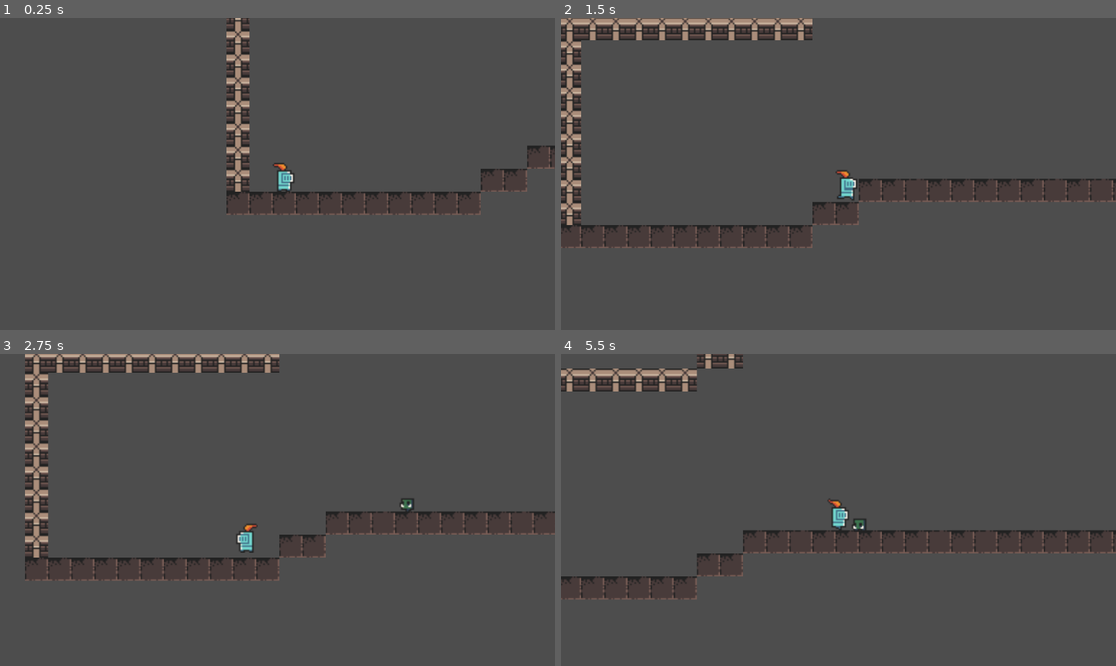
Above: before the commit, frames 1-4 (two rows, left to right).
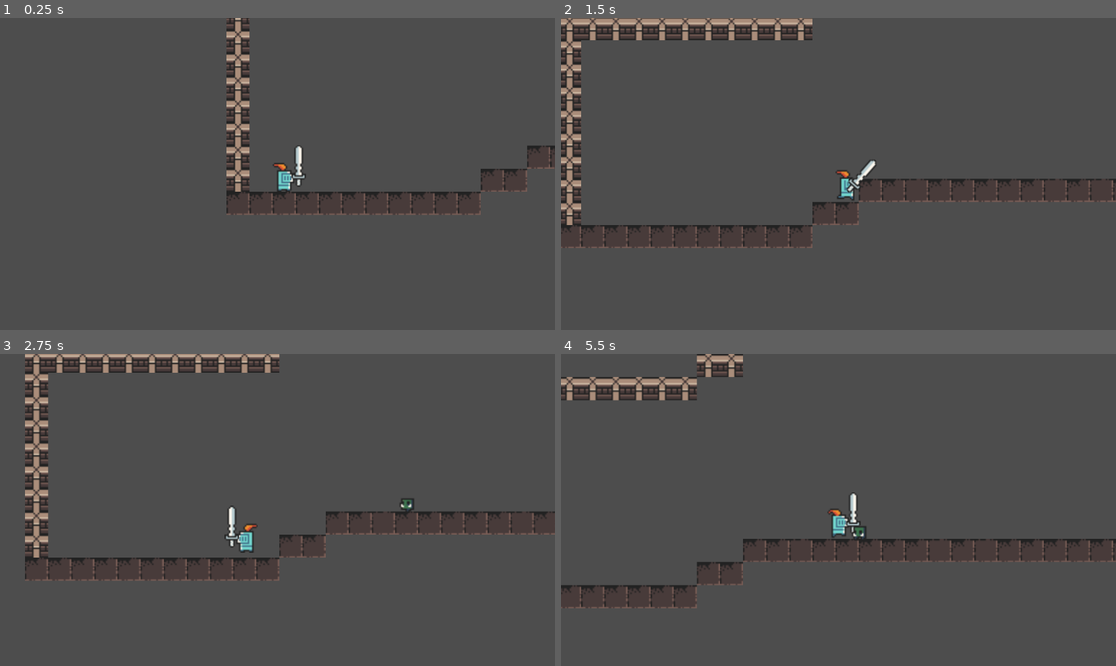
Above: after the commit, the same moments.

Repository: Im-diegollull/Dungeon-Plataformer-Procedural
Game: Godot game, scene res://scenes/world/Level.tscn
Two runs of this game, one before a commit and one after it. Both use one fixed random seed, a clock stepped at 60 frames per second and the inputs below.
Inputs:
- Up to frame 1 (0.25 s): no input
- Up to frame 2 (1.5 s): tap Enter (ui_accept) at 0.5, 0.77 s; hold Right (ui_right) from 0.53 s (still down); tap X (attack, bound only after the commit) at 0.6, 1.35 s
- Up to frame 3 (2.75 s): tap Enter (ui_accept) at 1.52 s; release Right (ui_right) at 2.03 s; hold Left (ui_left) from 2.03 s (still down); tap X (attack, bound only after the commit) at 2.1 s
- Up to frame 4 (5.5 s): release Left (ui_left) at 2.78 s; hold Right (ui_right) 2.78-4.28 s; tap X (attack, bound only after the commit) every 0.75 s from 2.85 to 5.1 s; tap Enter (ui_accept) at 3.02, 3.77, 4.52 s; hold Left (ui_left) 4.28-5.03 s; hold Right (ui_right) from 5.03 s (still down)

The runs differ from the first frame. In frame 1, 0.2% of the frame differs, in the area x 52-56%, y 40-55%; in frame 2, 0.2%; in frame 3, 0.2%; in frame 4, 5.3%, in the area x 0-100%, y 0-82%.

Commit message:
feat: implement player attack mechanics and add weapon hitbox

Diff:
--- a/project.godot
+++ b/project.godot
@@ -14,6 +14,14 @@
 run/main_scene="res://scenes/world/Level.tscn"
 config/features=PackedStringArray("4.7", "GL Compatibility")
 
+[input]
+
+attack={
+"deadzone": 0.5,
+"events": [Object(InputEventKey,"resource_local_to_scene":false,"resource_name":"","device":16,"window_id":0,"alt_pressed":false,"shift_pressed":false,"ctrl_pressed":false,"meta_pressed":false,"pressed":false,"keycode":0,"physical_keycode":88,"key_label":0,"unicode":0,"location":0,"echo":false,"script":null)
+]
+}
+
 [physics]
 
 common/physics_jitter_fix=0
--- a/scenes/enemies/Enemy.gd
+++ b/scenes/enemies/Enemy.gd
@@ -9,16 +9,25 @@
 const LOSE_RANGE: float = 140.0
 const ATTACK_RANGE: float = 18.0
 
+const MAX_HP: int = 30
+const CONTACT_DAMAGE: int = 10
+const ATTACK_COOLDOWN: float = 1.0
+const KNOCKBACK_FORCE: float = 200.0
+
 var patrol_left_x: float = 0.0
 var patrol_right_x: float = 0.0
 var patrol_direction: float = 1.0
 var state: State = State.PATROL
 var player: Node2D = null
 
+var hp: int = MAX_HP
+var attack_cooldown_remaining: float = 0.0
+
 @onready var sprite: AnimatedSprite2D = $Sprite
 
 
 func _ready() -> void:
+	add_to_group("enemies")
 	if patrol_left_x == 0.0 and patrol_right_x == 0.0:
 		patrol_left_x = position.x - 48.0
 		patrol_right_x = position.x + 48.0
@@ -29,6 +38,8 @@
 	if not is_on_floor():
 		velocity.y += GRAVITY * delta
 
+	attack_cooldown_remaining = max(0.0, attack_cooldown_remaining - delta)
+
 	_update_state()
 
 	match state:
@@ -36,7 +47,10 @@
 			_process_patrol()
 		State.CHASE:
 			_process_chase()
-		State.ATTACK, State.IDLE:
+		State.ATTACK:
+			velocity.x = 0.0
+			_try_attack()
+		State.IDLE:
 			velocity.x = 0.0
 
 	move_and_slide()
@@ -77,6 +91,23 @@
 	velocity.x = direction * CHASE_SPEED
 
 
+func _try_attack() -> void:
+	if attack_cooldown_remaining <= 0.0 and player != null and player.has_method("take_damage"):
+		player.take_damage(CONTACT_DAMAGE, global_position)
+		attack_cooldown_remaining = ATTACK_COOLDOWN
+
+
+func take_damage(amount: int, source_position: Vector2) -> void:
+	hp -= amount
+
+	var knockback_dir: float = sign(global_position.x - source_position.x)
+	velocity.x = knockback_dir * KNOCKBACK_FORCE
+	velocity.y = -120.0
+
+	if hp <= 0:
+		queue_free()
+
+
 func _update_animation() -> void:
 	if velocity.x != 0.0:
 		sprite.flip_h = velocity.x < 0.0
--- a/scenes/player/Player.gd
+++ b/scenes/player/Player.gd
@@ -4,11 +4,26 @@
 const JUMP_VELOCITY: float = -400.0
 const GRAVITY: float = 980.0
 
+const MAX_HP: int = 100
+const ATTACK_DAMAGE: int = 15
+const ATTACK_COOLDOWN: float = 0.4
+const ATTACK_ACTIVE_TIME: float = 0.15
+const KNOCKBACK_FORCE: float = 250.0
+const HURT_INVULNERABLE_TIME: float = 0.5
+
+var hp: int = MAX_HP
+var facing: float = 1.0
+var attack_cooldown_remaining: float = 0.0
+var invulnerable_remaining: float = 0.0
+
 @onready var sprite: AnimatedSprite2D = $Sprite
+@onready var weapon: Sprite2D = $Weapon
+@onready var attack_hitbox: Area2D = $AttackHitbox
 
 
 func _ready() -> void:
 	add_to_group("player")
+	attack_hitbox.body_entered.connect(_on_attack_hitbox_body_entered)
 
 
 func _physics_process(delta: float) -> void:
@@ -21,11 +36,55 @@
 	var direction: float = Input.get_axis("ui_left", "ui_right")
 	if direction != 0.0:
 		velocity.x = direction * SPEED
+		facing = direction
 	else:
 		velocity.x = move_toward(velocity.x, 0.0, SPEED)
 
+	attack_cooldown_remaining = max(0.0, attack_cooldown_remaining - delta)
+	invulnerable_remaining = max(0.0, invulnerable_remaining - delta)
+
+	if Input.is_action_just_pressed("attack") and attack_cooldown_remaining <= 0.0:
+		_attack()
+
 	move_and_slide()
 	_update_animation(direction)
+
+
+func _attack() -> void:
+	attack_cooldown_remaining = ATTACK_COOLDOWN
+	weapon.position.x = abs(weapon.position.x) * facing
+	weapon.flip_h = facing < 0.0
+	attack_hitbox.position.x = abs(attack_hitbox.position.x) * facing
+	attack_hitbox.monitoring = true
+
+	weapon.rotation_degrees = -30.0
+	var tween := create_tween()
+	tween.tween_property(weapon, "rotation_degrees", 50.0, ATTACK_ACTIVE_TIME)
+	tween.tween_property(weapon, "rotation_degrees", 0.0, 0.05)
+
+	get_tree().create_timer(ATTACK_ACTIVE_TIME).timeout.connect(func() -> void:
+		attack_hitbox.monitoring = false
+	)
+
+
+func _on_attack_hitbox_body_entered(body: Node) -> void:
+	if body.is_in_group("enemies") and body.has_method("take_damage"):
+		body.take_damage(ATTACK_DAMAGE, global_position)
+
+
+func take_damage(amount: int, source_position: Vector2) -> void:
+	if invulnerable_remaining > 0.0:
+		return
+
+	hp -= amount
+	invulnerable_remaining = HURT_INVULNERABLE_TIME
+
+	var knockback_dir: float = sign(global_position.x - source_position.x)
+	velocity.x = knockback_dir * KNOCKBACK_FORCE
+	velocity.y = -150.0
+
+	if hp <= 0:
+		get_tree().reload_current_scene()
 
 
 func _update_animation(direction: float) -> void:
--- a/scenes/player/Player.tscn
+++ b/scenes/player/Player.tscn
@@ -1,10 +1,14 @@
-[gd_scene load_steps=4 format=3]
+[gd_scene load_steps=6 format=3]
 
 [ext_resource type="Script" path="res://scenes/player/Player.gd" id="1_script"]
 [ext_resource type="SpriteFrames" path="res://assets/sprites/PlayerSpriteFrames.tres" id="2_spriteframes"]
+[ext_resource type="Texture2D" path="res://assets/sprites/0x72_DungeonTilesetII_v1.7/frames/weapon_knight_sword.png" id="3_weapon_tex"]
 
 [sub_resource type="RectangleShape2D" id="RectangleShape2D_collision"]
 size = Vector2(16, 28)
+
+[sub_resource type="RectangleShape2D" id="RectangleShape2D_hitbox"]
+size = Vector2(16, 16)
 
 [node name="Player" type="CharacterBody2D"]
 script = ExtResource("1_script")
@@ -17,6 +21,17 @@
 animation = "idle"
 autoplay = "idle"
 
+[node name="Weapon" type="Sprite2D" parent="."]
+position = Vector2(10, -4)
+texture = ExtResource("3_weapon_tex")
+
+[node name="AttackHitbox" type="Area2D" parent="."]
+position = Vector2(16, -4)
+monitoring = false
+
+[node name="CollisionShape2D" type="CollisionShape2D" parent="AttackHitbox"]
+shape = SubResource("RectangleShape2D_hitbox")
+
 [node name="Camera2D" type="Camera2D" parent="."]
 zoom = Vector2(3, 3)
 position_smoothing_enabled = true
